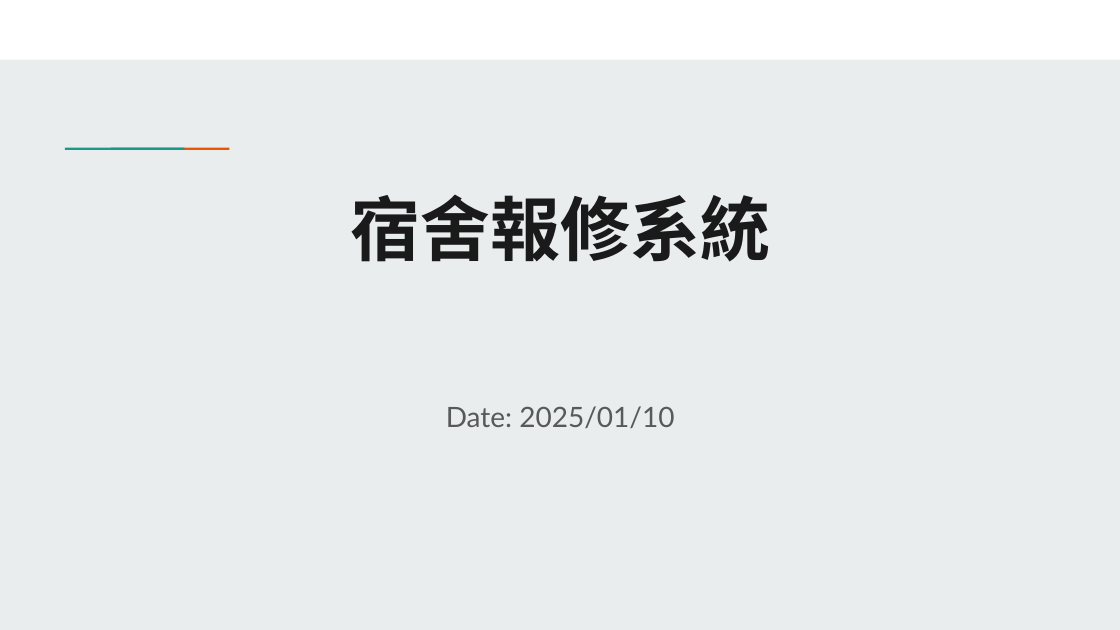
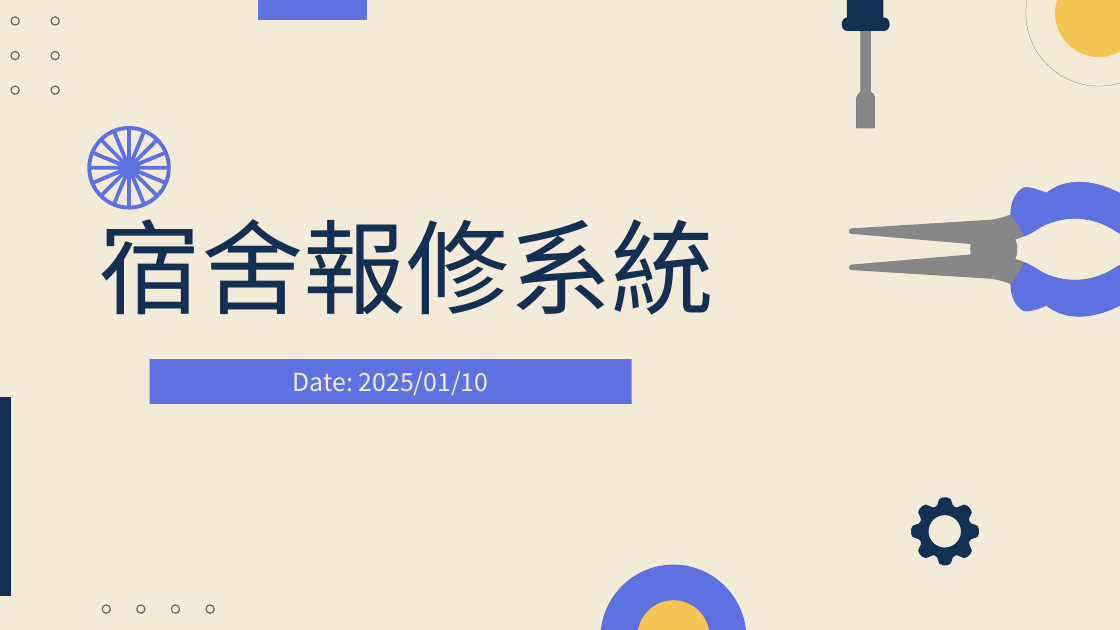
Before and after one commit to 2111518/Dormitory-repair-management-system, a slide deck: slide 1 of 期末報告.pptx. Drawn at 1120x630 pixels with LibreOffice and Linux fonts; fonts in the diff are those of the drawing. Boxes give left, top, right and bottom in pixels: in the first picture for what was removed or moved away, otherwise in the second. Text is boxed around its words. In the diff, an @@ line names an element or a change of style, - is before the commit and + after.

```diff
--- a/期末報告.pptx
+++ b/期末報告.pptx
@@ background #E9EDEE to #F3EBD8 @@
@@ rectangle removed at (0, 0, 1120, 59) @@
@@ freeform shape added at (259, 0, 367, 20), fill #5D71E0 @@
@@ freeform shape added at (842, 0, 890, 129), fill #123054 @@
@@ freeform shape added at (1026, 0, 1120, 86), outline #123054 0.05 pt @@
@@ freeform shape added at (1055, 0, 1120, 57), fill #F4C551 @@
@@ freeform shape added at (857, 31, 875, 129), fill #878787 @@
@@ group added at (11, 17, 59, 94): 6 freeform shapes @@
@@ freeform shape added at (87, 127, 171, 211), fill #5D71E0 @@
@@ rectangle removed at (102, 146, 148, 151) @@
@@ rectangle removed at (147, 146, 193, 151) @@
@@ title "宿舍報修系統": place and size @@
-title "宿舍報修系統" at (350, 194, 770, 262)
+title "宿舍報修系統" at (99, 201, 715, 315)
@@ title "宿舍報修系統" at (99, 201, 715, 315): size 45 to 66 pt, font Manrope to Noto Sans CJK SC, text colour #1A1A1A to #123054, bold off; alignment centre to left; line spacing 1.15 to 1 @@
@@ freeform shape added at (849, 181, 1120, 316), fill #878787 @@
@@ freeform shape added at (1010, 181, 1120, 236), fill #5D71E0 @@
@@ freeform shape added at (1010, 261, 1120, 316), fill #5D71E0 @@
@@ subtitle "Date: 2025/01/10": place and size @@
-subtitle "Date: 2025/01/10" at (446, 406, 674, 428)
+subtitle "Date: 2025/01/10" at (150, 360, 632, 404)
@@ subtitle "Date: 2025/01/10" at (150, 360, 632, 404): size 18 to 16 pt, font Lato to Noto Sans CJK SC, text colour #595959 to #F3EBD8; vertical alignment top to middle; fill none to #5D71E0 @@
@@ freeform shape added at (0, 396, 11, 595), fill #123054 @@
@@ freeform shape added at (911, 497, 979, 566), fill #123054 @@
@@ freeform shape added at (600, 564, 746, 630), fill #5D71E0 @@
@@ group added at (102, 605, 214, 613): 4 freeform shapes @@
@@ freeform shape added at (637, 600, 710, 630), fill #F4C551 @@
```
Also in this commit, not shown: 10 other slides changed, 2 slides added, 4 slides removed.
